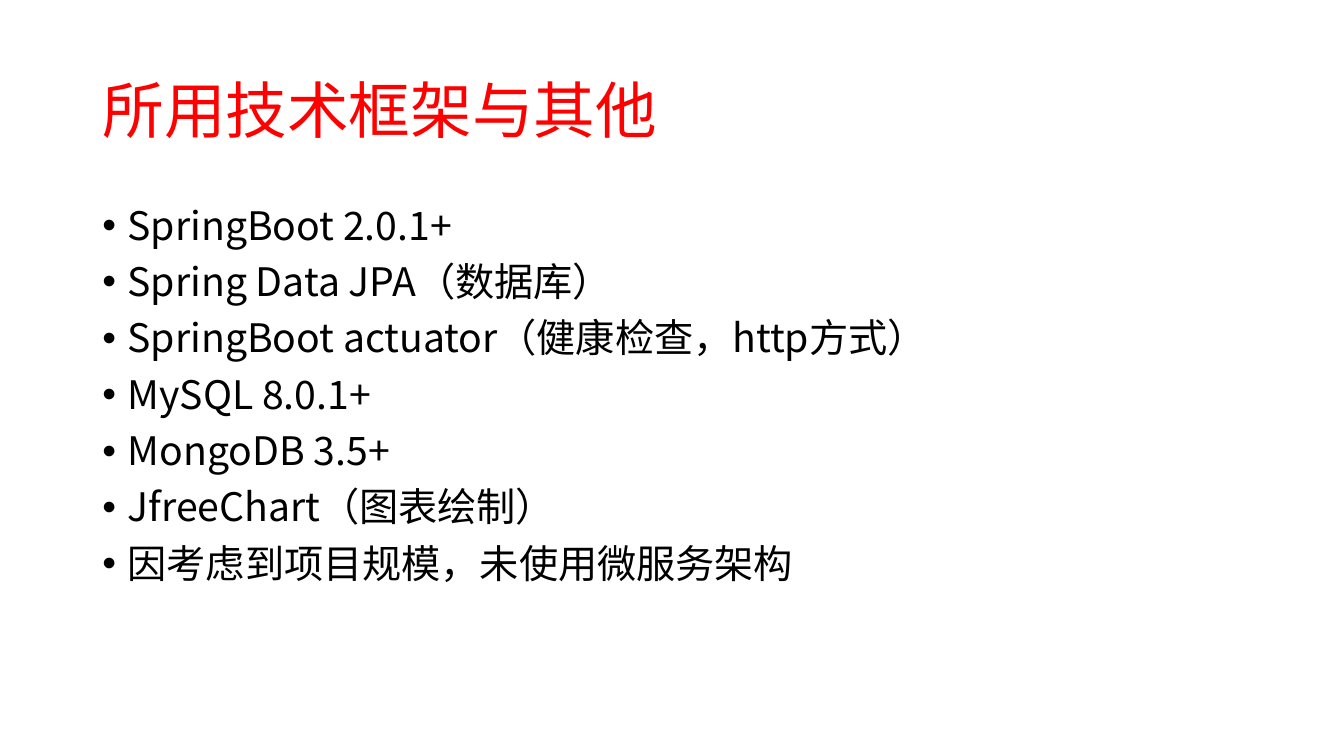
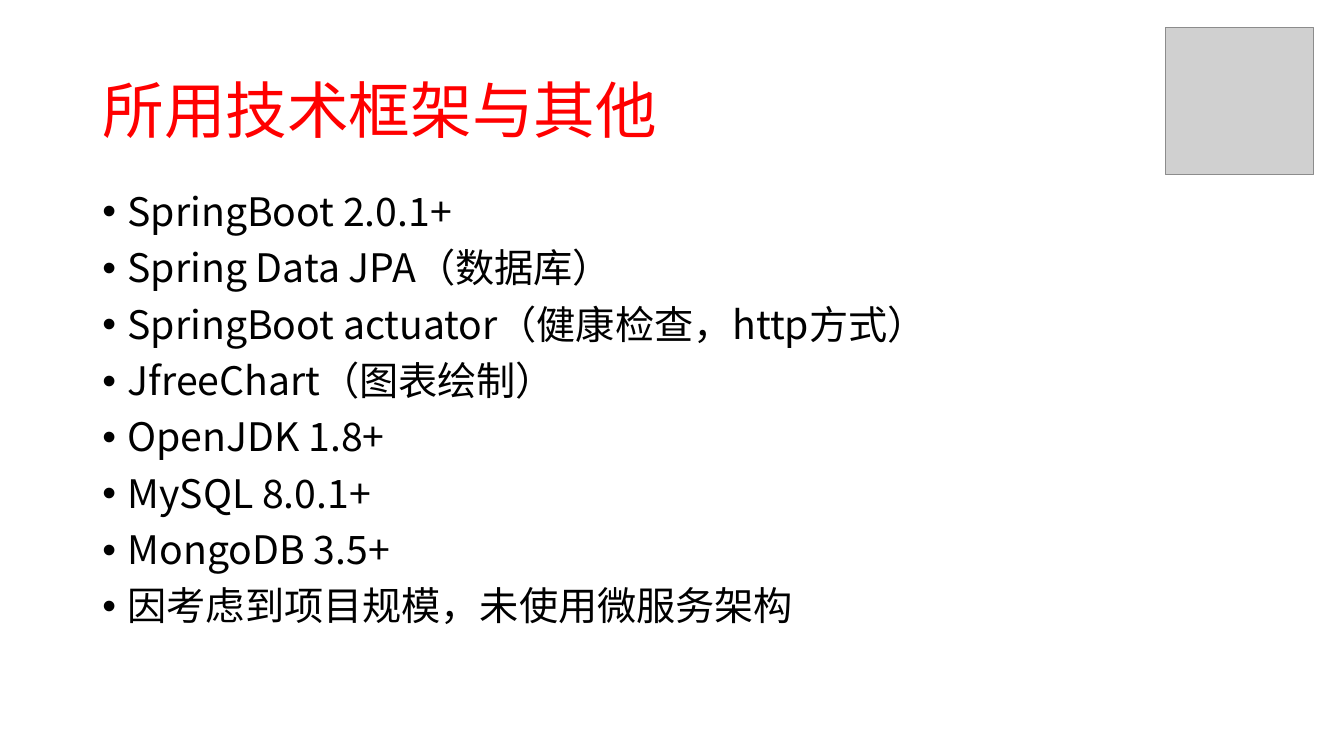
Before and after one commit to xuzj157/StockSyn, a slide deck: slide 4 of doc/股票分析预测系统.pptx. Drawn at 1344x756 pixels with LibreOffice and Linux fonts; fonts in the diff are those of the drawing; grey boxes stand for pictures. Boxes give left, top, right and bottom in pixels: in the first picture for what was removed or moved away, otherwise in the second. Text is boxed around its words. In the diff, an @@ line names an element or a change of style, - is before the commit and + after.

```diff
--- a/doc/股票分析预测系统.pptx
+++ b/doc/股票分析预测系统.pptx
@@ picture added at bbox=[1166, 27, 1315, 174] @@
@@ text "SpringBoot 2.0.1+": place and size @@
-text "SpringBoot 2.0.1+" at bbox=[128, 209, 927, 582]
+text "SpringBoot 2.0.1+" at bbox=[128, 195, 927, 624]
@@ text at bbox=[128, 361, 555, 460]: paragraphs added @@
+• JfreeChart（图表绘制）
+• OpenJDK 1.8+
@@ text at bbox=[128, 487, 555, 525]: paragraph removed @@
-• JfreeChart（图表绘制）
```
Also in this commit, not shown: 8 other slides changed, 9 slides added, 1 other file.
